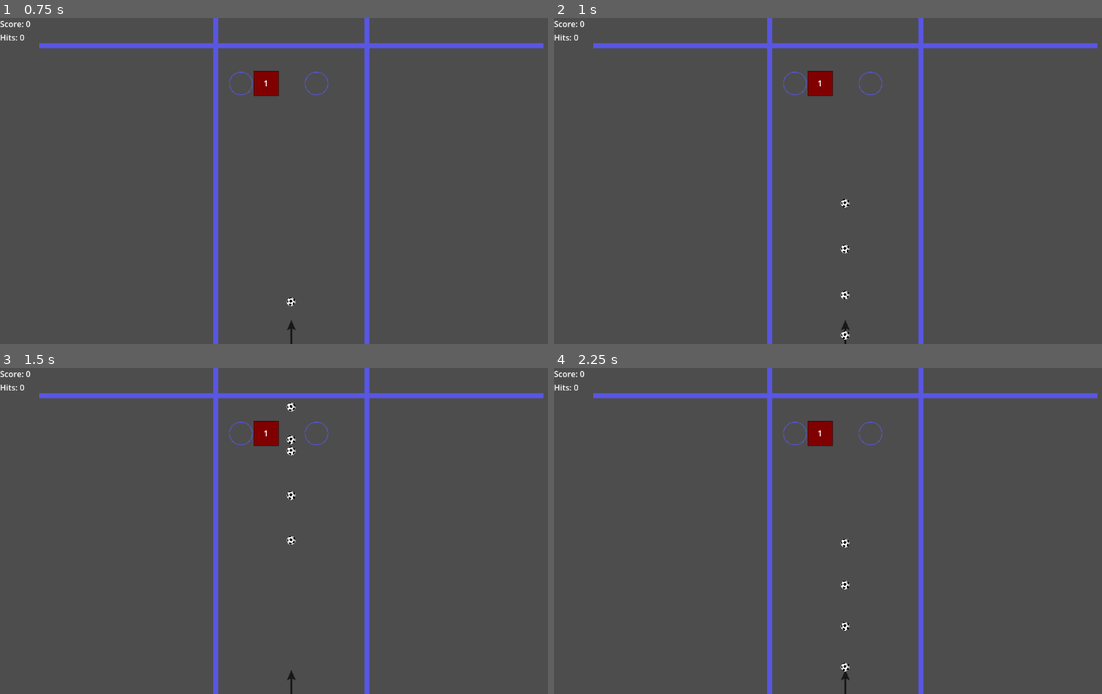
Above: before the commit, frames 1-4 (two rows, left to right).
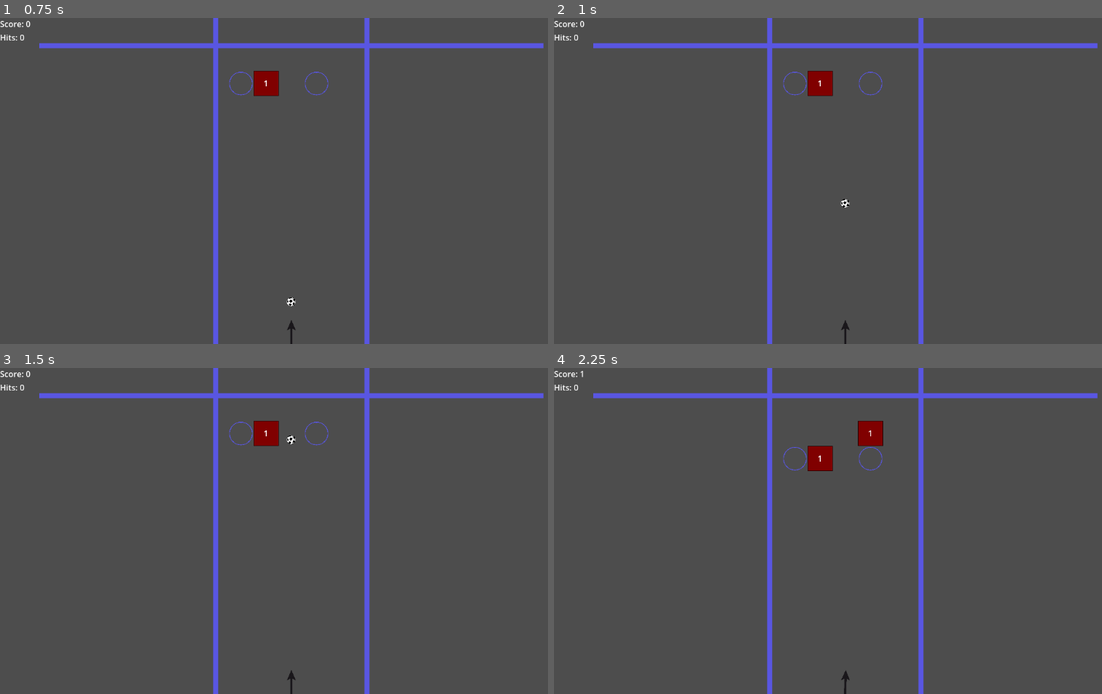
Above: after the commit, the same moments.

Repository: astrowild99/godot-bouncing-ball-game
Game: Godot game, scene res://scenes/game.tscn
Two runs of this game, one before a commit and one after it. Both use one fixed random seed, a clock stepped at 60 frames per second and the inputs below.
Inputs:
- Up to frame 1 (0.75 s): tap Enter (ui_accept) at 0.5 s; hold Right (ui_right) from 0.53 s (still down)
- Up to frame 2 (1 s): keep holding Right (ui_right); tap Enter (ui_accept) at 0.77 s
- Up to frame 3 (1.5 s): tap Enter (ui_accept) at 1.25 s; release Right (ui_right) at 1.28 s; hold Left (ui_left) from 1.28 s (still down)
- Up to frame 4 (2.25 s): tap Enter (ui_accept) at 1.52, 2 s; release Left (ui_left) at 2.03 s; hold Right (ui_right) from 2.03 s (still down)

Frame 1 is identical in both runs. In frame 2, 0.1% of the frame differs, in the area x 52-54%, y 69-99%; in frame 3, 0.1%; in frame 4, 1.3%, in the area x 4-61%, y 0-100%.

Commit message:
core game done

Diff:
--- a/scenes/game.tscn
+++ b/scenes/game.tscn
@@ -6,6 +6,7 @@
 [ext_resource type="PackedScene" uid="uid://bqdblvb3f770w" path="res://scenes/wall.tscn" id="3_3wdfm"]
 [ext_resource type="PackedScene" uid="uid://blmtkbpnpl70m" path="res://scenes/tile.tscn" id="3_8jol6"]
 [ext_resource type="PackedScene" uid="uid://bxqmaelxqfc8q" path="res://scenes/bonus.tscn" id="3_msvuo"]
+[ext_resource type="Script" path="res://script/GUI.gd" id="7_p4asa"]
 
 [node name="Game" type="Node2D"]
 script = ExtResource("1_y8qco")
@@ -15,13 +16,13 @@
 
 [node name="Cannon" parent="." instance=ExtResource("1_7uibq")]
 position = Vector2(578, 630)
-max_bullets = 5
 ball_scene = ExtResource("2_tytcf")
 metadata/_edit_group_ = true
 
 [node name="GUI" type="VBoxContainer" parent="."]
 offset_right = 40.0
 offset_bottom = 40.0
+script = ExtResource("7_p4asa")
 
 [node name="Score" type="Label" parent="GUI"]
 layout_mode = 2
@@ -32,4 +33,5 @@
 text = "Hits: 0"
 
 [connection signal="field_exceeded" from="." to="." method="_on_field_exceeded"]
+[connection signal="hit" from="Cannon" to="." method="_on_cannon_hit"]
 [connection signal="shooting_done" from="Cannon" to="." method="_on_cannon_shooting_done"]
--- /dev/null
+++ b/script/GUI.gd
@@ -0,0 +1,28 @@
+extends VBoxContainer
+class_name Gui
+
+# region private vars
+var hits: int = 0
+var score: int = 0
+# endregion private vars
+
+# Called when the node enters the scene tree for the first time.
+func _ready():
+	pass # Replace with function body.
+
+
+# Called every frame. 'delta' is the elapsed time since the previous frame.
+func _process(delta):
+	pass
+
+func add_hit():
+	hits += 1
+	$Hits.set_text("Hits: " + str(hits))
+
+func reset_hit():
+	hits = 0
+	$Hits.set_text("Hits: " + str(hits))
+
+func update_score(p_score: int):
+	score = p_score
+	$Score.set_text("Score: " + str(score))
--- a/script/ball.gd
+++ b/script/ball.gd
@@ -2,7 +2,7 @@
 class_name Ball
 
 signal leaving_screen
-
+signal hit
 
 # Called when the node enters the scene tree for the first time.
 func _ready():
@@ -18,4 +18,5 @@
 
 func _on_body_entered(body):
 	if (body is Tile):
+		hit.emit()
 		body.on_hit()
--- a/script/cannon.gd
+++ b/script/cannon.gd
@@ -3,6 +3,7 @@
 
 # region signal
 signal shooting_done # emit when I am done with shooting and going back to idle
+signal hit # when a ball hit something
 # endregion signal
 
 # region public vars
@@ -55,6 +56,7 @@
 	ball.linear_velocity = Vector2(bullet_speed, 0.0).rotated(new_ball_rotation)
 	add_child(ball)
 	ball.leaving_screen.connect(_on_ball_leaving_screen)
+	ball.hit.connect(_on_ball_hit)
 
 func _process(delta):
 	state.process_input(delta)
@@ -68,4 +70,7 @@
 
 func _on_ball_leaving_screen():
 	state.on_ball_leaving_screen()
+
+func _on_ball_hit():
+	hit.emit()
 # endregion events
--- a/script/game.gd
+++ b/script/game.gd
@@ -7,6 +7,7 @@
 
 # region scenes
 @onready var cannon: Cannon = $Cannon
+@onready var gui: Gui = $GUI
 # endregion scenes
 
 # region public vars
@@ -116,12 +117,16 @@
 func _on_cannon_shooting_done():
 	scroll_field()
 	generate_row()
+	gui.update_score(current_max)
+	gui.reset_hit()
 	current_max += 1
 
 func _on_bonus_bonus():
 	cannon.max_bullets += 1
 
-
 func _on_field_exceeded():
 	print("game over")
 	get_tree().quit()
+
+func _on_cannon_hit():
+	gui.add_hit()
Not shown: 1 places in scenes/game.tscn that only renumber resources
